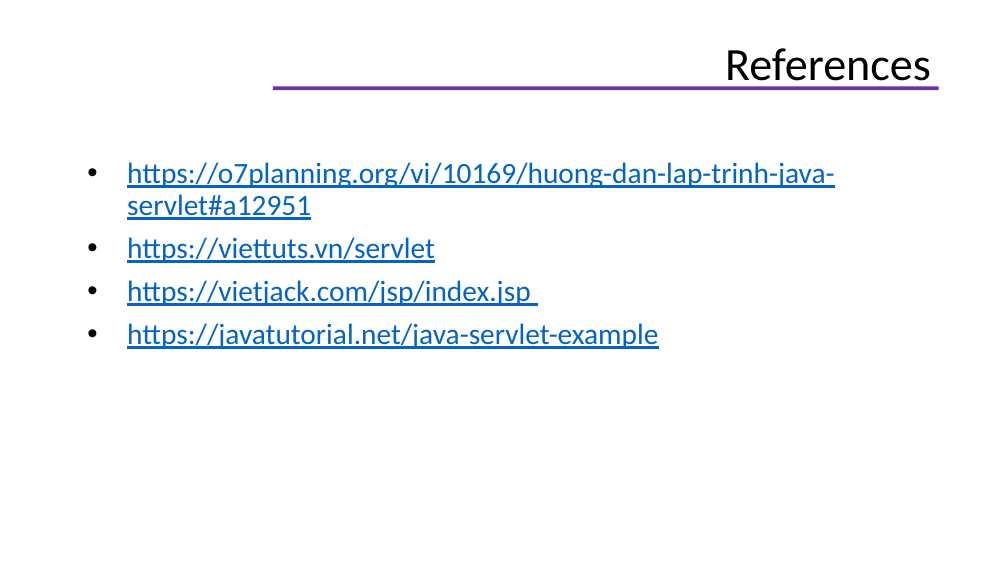
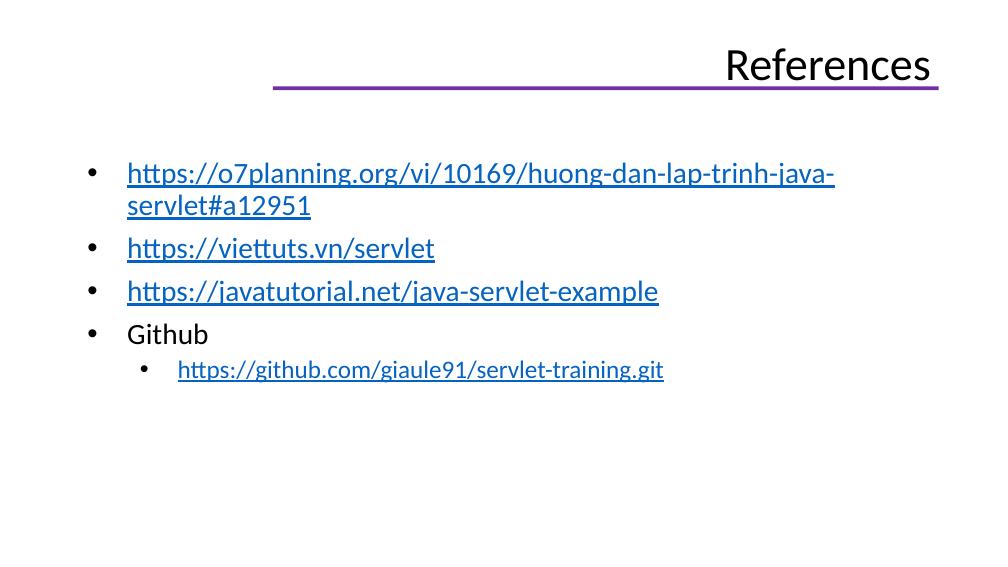
Before and after one commit to helenhash/servlet-training, a slide deck: slide 2 of docs/Servlet.pptx. Drawn at 1008x567 pixels with LibreOffice and Linux fonts; fonts in the diff are those of the drawing; background and template pictures are left out. Boxes give left, top, right and bottom in pixels: in the first picture for what was removed or moved away, otherwise in the second. Text is boxed around its words. In the diff, an @@ line names an element or a change of style, - is before the commit and + after.

Commit message:
rev slide

```diff
--- a/docs/Servlet.pptx
+++ b/docs/Servlet.pptx
@@ text at [127,280,530,306]: paragraph removed @@
-• https://vietjack.com/jsp/index.jsp
@@ text at [127,323,664,383]: paragraphs added @@
+• Github
+  • https://github.com/giaule91/servlet-training.git
```
